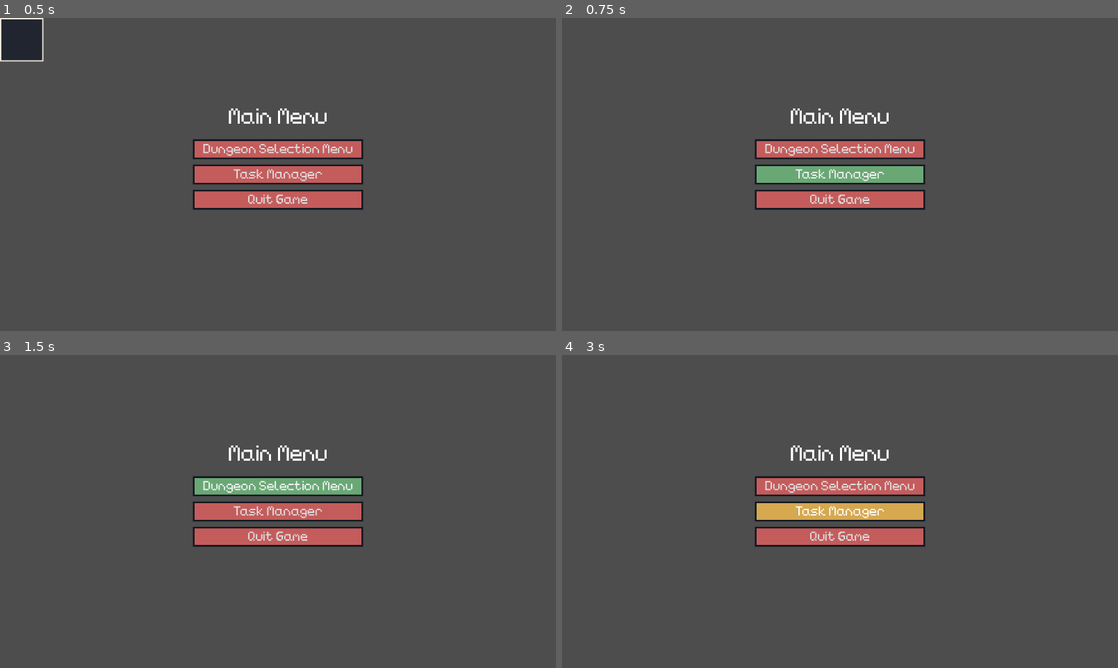
Above: before the commit, frames 1-4 (two rows, left to right).
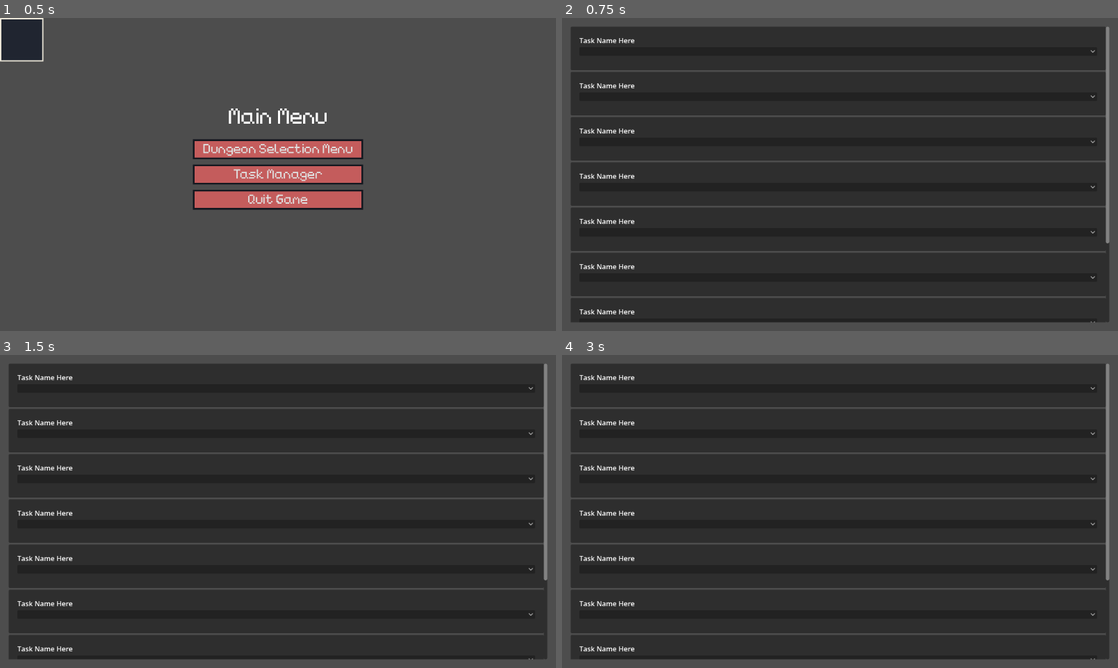
Above: after the commit, the same moments.

Repository: TheHumanMRP/RPG-Life-Tracker
Game: Godot game, scene res://Folders/Systems/Main/Scenes/main_scene.tscn
Same seed, same stepped clock (60 frames per second), same inputs: the game is played once before the commit and once after it. The engine's default icon, where the game draws it, is replaced by a stand-in: a white triangle on a blue panel in a dark square.
Inputs (mouse positions are in pixels of both pictures, inside the frame that each line leads up to):
- Up to frame 1 (0.5 s): no input
- Up to frame 2 (0.75 s): click "Task Manager" at 0.5 s
- Up to frame 3 (1.5 s): click (278, 486) at 1.25 s, where only the run before the commit has a clickable "Dungeon Selection Menu"
- Up to frame 4 (3 s): click (840, 389) at 2.02 s; move the mouse to (840, 511) at 2.77 s; hold D (move_right) from 2.78 s (still down); tap T (add_test_sword) at 2.85 s; click (840, 511) at 2.92 s

Frame 1 is identical in both runs. In frame 2, 87% of the frame differs, in the area x 1-99%, y 2-98%; in frame 3, 87%; in frame 4, 87%.
Error before the commit: Parse Error: Function "get_new_scene()" not found in base self. (res://Folders/Systems/Main/Scripts/main_scene.gd:21)
Error after the commit: Invalid call. Nonexistent function 'get_all_global_items_manager' in base 'Node (info_getter.gd)'. (res://Folders/Systems/Globals/global.gd:112)

Commit message:
Auto commit at 2026-10-06 20:37:31

Diff:
--- a/Folders/Systems/Main/Scripts/main_scene.gd
+++ b/Folders/Systems/Main/Scripts/main_scene.gd
@@ -9,8 +9,8 @@
 func _ready() -> void:
 	SignalBus.switch_scene.connect(switch_scenes)
 
-func switch_scenes(caller: Node, new_scene_path: String, _clear_all_children: bool = false) -> void:
-	if _clear_all_children:
+func switch_scenes(caller: Node, new_scene_path: String, _clear_children: bool = false) -> void:
+	if _clear_children:
 		_clear_all_children()
 
 	# Remove the caller of the scene change caller regardless
@@ -18,7 +18,7 @@
 	if self.get_children().has(caller):
 		self.remove_child(caller)
 
-	var new_scene: Node = get_new_scene(new_scene_path)
+	var new_scene: Node = _get_new_scene(new_scene_path)
 
 	add_child(new_scene)
 
